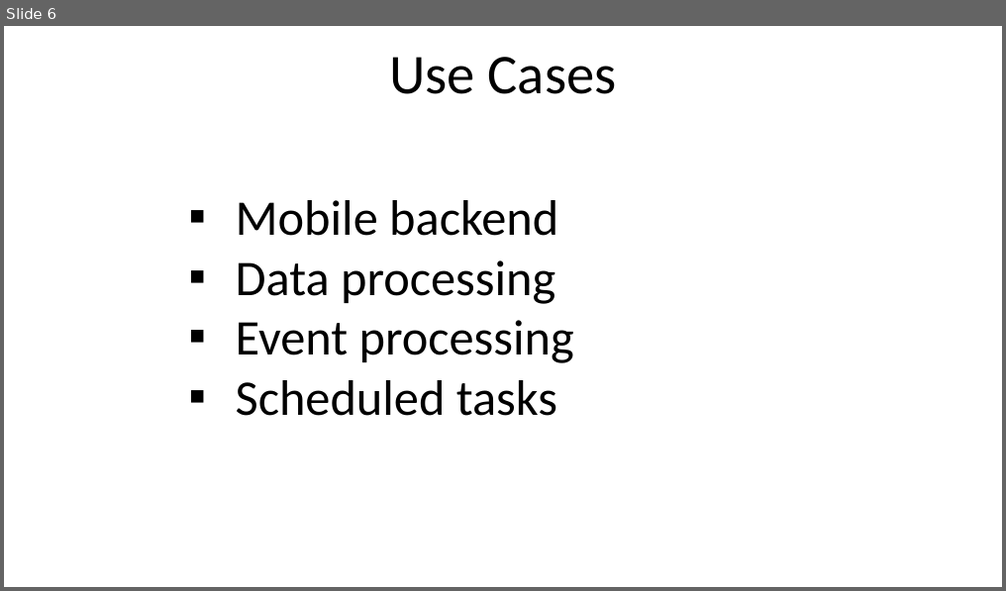
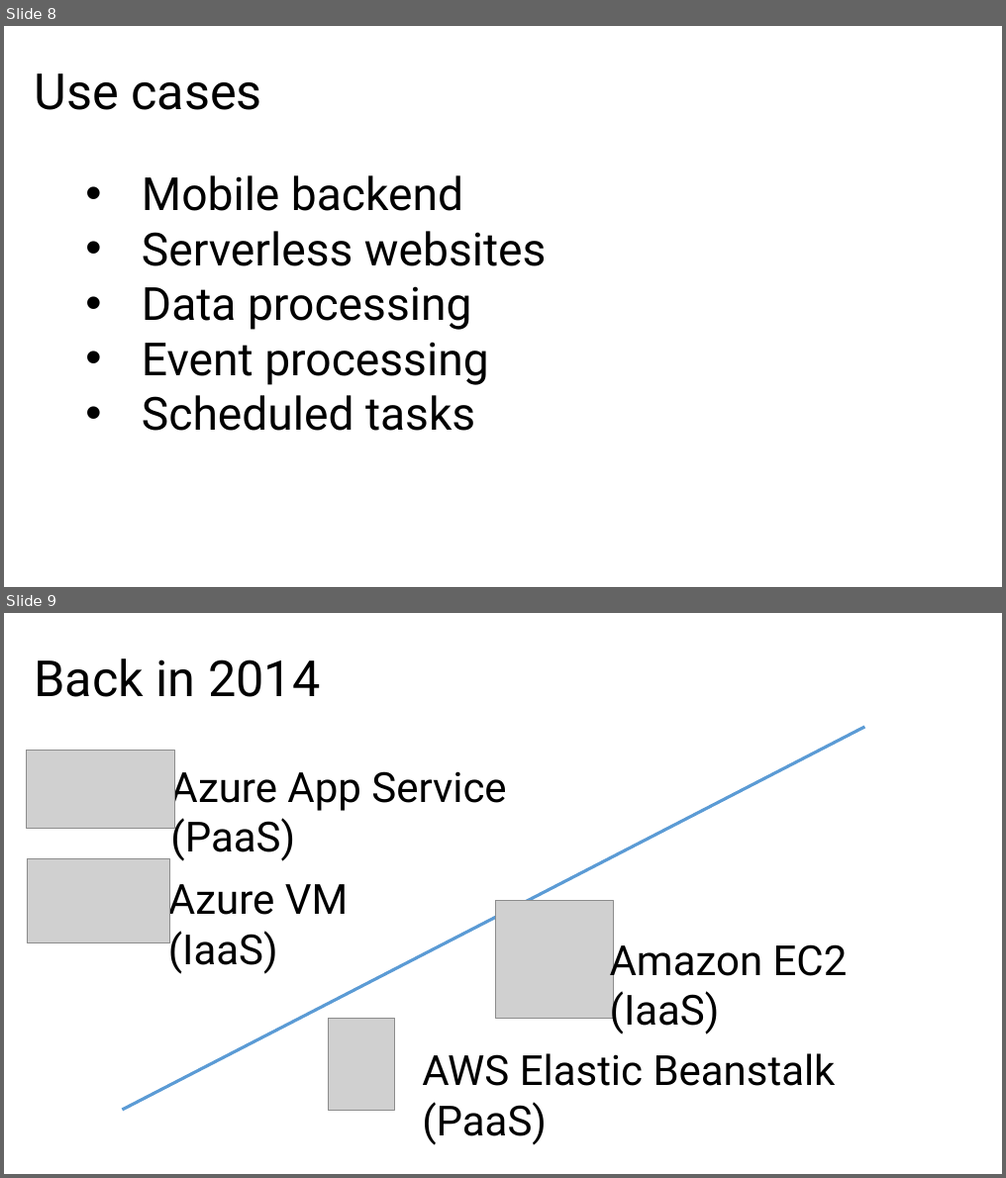
Before and after one commit to alex-zyl/FunctionsVSLambda, a slide deck: Presentation/Presentation.pptx. Shown one above the other, each under a label of ours: slide 6 before the commit, slides 8 and 9 after it. The pictures are 1006x591 and 1006x1178 pixels, drawn with LibreOffice and Linux fonts; fonts in the diff are those of the drawing; grey boxes stand for pictures. Boxes give left, top, right and bottom in pixels: in the first picture for what was removed or moved away, otherwise in the second. Text is boxed around its words. In the diff, an @@ line names an element or a change of style, - is before the commit and + after.

```diff
--- a/Presentation/Presentation.pptx
+++ b/Presentation/Presentation.pptx
@@ slide 9 added at [4, 613, 1002, 1174], background #FFFFFF @@
@@ text added at [34, 659, 320, 697], 48 pt, text #000000 @@
+Back in 2014
@@ line added from (865, 727) to (122, 1110), #5B9BD5 3 pt @@
@@ picture added at [27, 751, 174, 829] @@
@@ text added at [170, 764, 506, 861], 40 pt, text #000000 @@
+Azure App Service (PaaS)
@@ picture added at [27, 859, 169, 943] @@
@@ text added at [168, 876, 348, 974], 40 pt, text #000000 @@
+Azure VM (IaaS)
@@ picture added at [496, 901, 614, 1019] @@
@@ text added at [610, 938, 847, 1035], 40 pt, text #000000 @@
+Amazon EC2 (IaaS)
@@ picture added at [328, 1018, 395, 1110] @@
@@ text added at [422, 1054, 836, 1146], 40 pt, text #000000 @@
+AWS Elastic Beanstalk (PaaS)
@@ what was slide 6 is now slide 8 @@
@@ slide 8 changed as well @@
@@ text at [34, 74, 261, 110]: text changed; size 54 to 48 pt; font Calibri to Roboto @@
-Use Cases
+Use cases
@@ text "Mobile backend": place and size @@
-text "Mobile backend" at [236, 200, 574, 416]
+text "Mobile backend" at [142, 175, 547, 431]
@@ text at [142, 175, 488, 431]: size 48 to 44 pt, font Calibri to Roboto in "Mobile backend", "Data processing", "Event processing", "Scheduled tasks"; bullet ▪ to • @@
@@ text at [142, 231, 547, 267]: paragraph added @@
+• Serverless websites
```
Also in this commit, not shown: 25 other slides changed, 11 other slides added, 3 slides removed, 23 other files.
